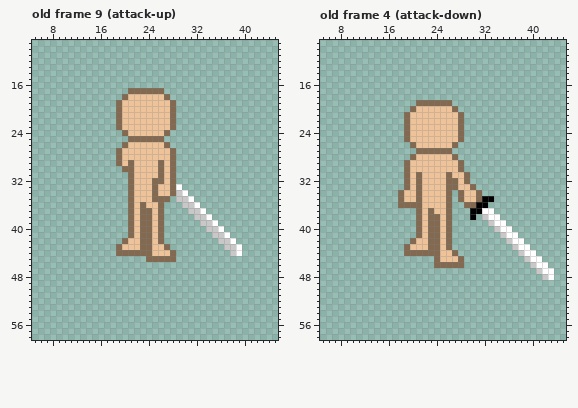
One commit to this pixel-art file: Shroomfall/entity/player/item.aseprite. This is how it looked before the edit.
48x64 pixels, 16 frames. Shown: old frame 9 (attack-up): x 5..45, y 9..58; old frame 4 (attack-down): x 5..45, y 9..58. The commit also changed other frames, which this record leaves out.
The result:
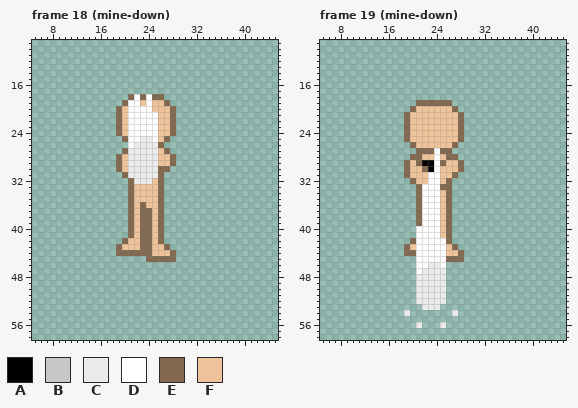
Palette (. is transparent): A #000000  B #c8c8c8  C #ebebeb  D #ffffff  E #826950  F #eec39a
A new or re-ordered frame is compared with the old frame closest to it.
Changes in this commit:
frames 16 -> 32
Frame 18 (mine-down) is new; against old frame 9 (attack-up), layers "Layer 1", "Layer 2":
y 17: x 21..26 EEEEEE -> ......
y 18: x 20..27 EFFFFFFE -> .EDEDEE.
y 19: x 19..22 EFFF -> .EDD; x 24 F -> D; x 27..28 FE -> E.
y 20: x 21..24 FFFF -> DDDD
y 21..23: x 21..25 FFFFF -> DDDDD
y 24: x 19..25 .EFFFFF -> EFDDDDD; x 27..28 E. -> FE
y 25: x 20..27 .EEEEEE. -> EDDCCDFE
y 26: x 20..27 EFFFFFFE -> .DCCCCE.
y 27: x 19..25 EFFFFFF -> .ECCCCC; x 27..28 FE -> E.
y 28: x 21..25 FFFFF -> CCCCC
y 29: x 21..26 EFFFFE -> CCCCCF
y 30: x 19..25 .EEFFFF -> EFCCCCC; x 27..28 FE -> E.
y 31: x 20..25 .EFFFF -> ECCCCC; x 27..28 FE -> ..
y 32: x 22..25 FFFE -> CCCF; x 27..28 FE -> ..
y 33: x 25..29 EFFED -> FE...
y 34: x 25..30 EFFEBD -> FE....
y 35: x 25 E -> F; x 27 E -> .; x 29..31 BBD -> ...
y 36: x 30..32 BBD -> ...
y 37: x 31..33 BBD -> ...
y 38: x 32..34 BBD -> ...
y 39: x 33..35 BBD -> ...
y 40: x 34..36 BBD -> ...
y 41: x 35..37 BBD -> ...
y 42: x 36..38 BBD -> ...
y 43: x 37..39 BBD -> ...
y 44: x 38..39 BD -> ..
Frame 19 (mine-down) is new; against old frame 4 (attack-down), layers "Layer 1", "Layer 2":
y 27: x 24 E -> D
y 28: x 21 F -> E; x 24 F -> D; x 26 F -> E
y 29: x 21..25 FFFFF -> EAADE
y 30: x 22..24 FFF -> EAD
y 31: x 21 E -> F; x 23..24 FF -> DD; x 26..29 EFFE -> FE..
y 32: x 19..21 EFE -> .EF; x 23..24 FF -> DD; x 27..29 EFE -> ...
y 33: x 19..20 EF -> ..; x 22..25 FFFF -> DDDE; x 27..30 EFFE -> ....
y 34: x 18..20 EFF -> ...; x 22..24 FFF -> DDD; x 28..31 EFFE -> ....
y 35: x 18..20 EFF -> ...; x 22..24 FFF -> DDD; x 28..33 EFFEAA -> ......
y 36: x 18..20 EEE -> ...; x 22..24 FFF -> DDD; x 29..32 EEAA -> ....
y 37: x 22..24 FEF -> DDD; x 30..33 AADD -> ....
y 38: x 22..24 FEE -> DDD; x 30 A -> .; x 32..34 BDD -> ...
y 39: x 22..24 FEE -> DDD; x 33..35 BDD -> ...
y 40: x 21..24 EFEE -> DDDD; x 34..36 BDD -> ...
y 41: x 21..24 EFEE -> DDDD; x 35..37 BDD -> ...
y 42: x 21..25 FFEEF -> DDDDD; x 36..38 BDD -> ...
y 43: x 21..27 FFEEFE. -> DDDDDFE; x 37..39 BDD -> ...
y 44: x 21..25 EEEEF -> DDDDD; x 27..28 E. -> FE; x 38..40 BDD -> ...
y 45: x 21..27 ...EFFF -> DDDDDEE; x 39..41 BDD -> ...
y 46: x 21..28 ...EEEEE -> DDCCD...; x 40..42 BDD -> ...
y 47: x 21..25 ..... -> DCCCC; x 41..43 BDD -> ...
y 48: x 21..25 ..... -> CCCCC; x 42..43 BD -> ..
y 49..52: x 21..25 ..... -> CCCCC
y 53: x 22..24 ... -> CCC
y 54: x 19 . -> C; x 27 . -> C
y 56: x 21 . -> C; x 25 . -> C
Changed places in both pictures, as pixel boxes (x1, y1, x2, y2):
changed: (116, 88, 242, 256)
changed: (398, 148, 554, 328)
